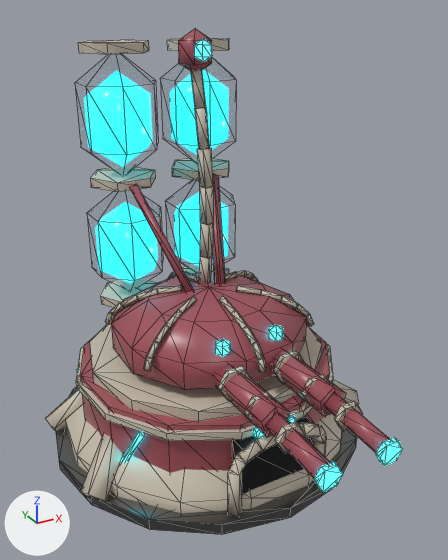
The glTF model assets/kit/skins/Machinegoon_T2_Spitter.glb as it was, and as the next commit left it.
One viewpoint serves both versions: a 50 mm camera at (-2.76, -5.44, 4.56) aimed at (0.02, -0.4, 2.04). The lights are fixed; the arrows at lower left show +X, +Y and +Z. The older version comes first. Mesh edges are drawn as thin lines. Where no turn or scale is listed for an object, it has been applied to the vertices. Vertices at exactly the same position are counted once.

In view in the first picture: 'Machinegoon_T2_Spitter_Base', 'Machinegoon_T2_Spitter_Turret'.
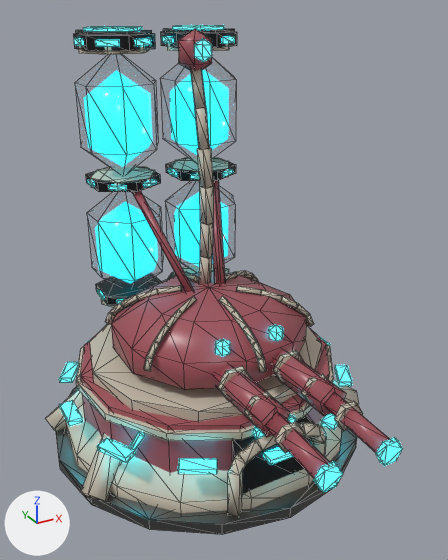
Pixel boxes (x1, y1, x2, y2) of what changed, in the pictures (448 x 560 px):
'Machinegoon_T2_Spitter_Turret', reshaped: before (75, 29, 403, 492); after (73, 25, 403, 492)
part 1 of me_machinegoon_t2_spitter_base, added: after (59, 400, 83, 426)
part 2 of me_machinegoon_t2_spitter_base, added: after (264, 447, 293, 465)
part 3 of me_machinegoon_t2_spitter_base, added: after (59, 340, 352, 474)
part 4 of me_machinegoon_t2_spitter_turret, added: after (76, 30, 152, 35)
part 5 of me_machinegoon_t2_spitter_turret, added: after (163, 28, 235, 33)
part 6 of me_machinegoon_t2_spitter_turret, added: after (73, 34, 155, 51)
part 7 of me_machinegoon_t2_spitter_turret, added: after (86, 167, 161, 192)
part 8 of me_machinegoon_t2_spitter_turret, added: after (161, 32, 237, 48)
part 9 of me_machinegoon_t2_spitter_turret, added: after (166, 158, 236, 181)
part 10 of me_machinegoon_t2_spitter_turret, added: after (96, 276, 161, 305)
part 11 of me_machinegoon_t2_spitter_turret, added: after (74, 38, 84, 46)
part 12 of me_machinegoon_t2_spitter_turret, added: after (163, 36, 173, 43)
part 13 of me_machinegoon_t2_spitter_turret, added: after (83, 25, 235, 46)
part 14 of me_machinegoon_t2_spitter_turret, added (mostly hidden): after (108, 169, 233, 190)

Edits to the bpy script that builds the scene:
```text
Change me_machinegoon_t2_spitter_base:
    remove me_machinegoon_t2_spitter_base.from_pydata(...)  # 376 vertices, 652 faces; spans x -1.75..1.75, y -1.75..1.75, z -0.5..1.01
    add me_machinegoon_t2_spitter_base.from_pydata(...)  # 472 vertices, 796 faces; spans x -1.75..1.75, y -1.75..1.75, z -0.5..1.01
    me_machinegoon_t2_spitter_base part 1: a new loose piece, a box spanning x -1.639..-1.499, y -0.175..0.175, z 0.688..0.743, in mat_os_light_a (cyan #2ee6ff, glowing cyan #2ee6ff)
    me_machinegoon_t2_spitter_base part 2: a new loose piece, a box spanning x -0.175..0.175, y -1.639..-1.499, z 0.688..0.743, in mat_os_light_a (cyan #2ee6ff, glowing cyan #2ee6ff)
    me_machinegoon_t2_spitter_base part 3
    32 vertices are added at x -1.51..1.51, y -1.51..1.51, z 0.69
    32 new vertices lie (0.0, 0.0, 0.05) away from vertices in x -1.51..1.51, y -1.51..1.51, z 0.69
    96 new faces join them, mat_os_light_a (cyan #2ee6ff, glowing cyan #2ee6ff)
    other edits to the shape of me_machinegoon_t2_spitter_base do not show in these pictures
Change me_machinegoon_t2_spitter_turret:
    remove me_machinegoon_t2_spitter_turret.from_pydata(...)  # 763 vertices, 1252 faces; spans x -1.3..1.3, y -2.62..1.42, z 0.92..4.38
    add me_machinegoon_t2_spitter_turret.from_pydata(...)  # 1135 vertices, 1848 faces; spans x -1.3..1.3, y -2.62..1.42, z 0.92..4.38
    me_machinegoon_t2_spitter_turret part 4: a new loose piece, a 6-sided cylinder along z spanning x -0.812..-0.148, y 0.617..1.383, z 4.315..4.345, in mat_os_plate (dark grey #525557)
    me_machinegoon_t2_spitter_turret part 5: a new loose piece, a 6-sided cylinder along z spanning x 0.148..0.812, y 0.617..1.383, z 4.315..4.345, in mat_os_plate (dark grey #525557)
    me_machinegoon_t2_spitter_turret part 6: a new loose piece, a 6-sided cylinder along z spanning x -0.84..-0.12, y 0.59..1.41, z 4.18..4.32, in mat_os_dark (dark grey #2c2e30)
    me_machinegoon_t2_spitter_turret part 7: a new loose piece, a 6-sided cylinder along z spanning x -0.837..-0.123, y 0.588..1.412, z 2.775..2.875, in mat_os_dark (dark grey #2c2e30)
    me_machinegoon_t2_spitter_turret part 8: a new loose piece, a 6-sided cylinder along z spanning x 0.12..0.84, y 0.59..1.41, z 4.18..4.32, in mat_os_dark (dark grey #2c2e30)
    me_machinegoon_t2_spitter_turret part 9: a new loose piece, a 6-sided cylinder along z spanning x 0.123..0.837, y 0.588..1.412, z 2.775..2.875, in mat_os_dark (dark grey #2c2e30)
    me_machinegoon_t2_spitter_turret part 10: a new loose piece, a 6-sided cylinder along z spanning x -0.837..-0.123, y 0.588..1.412, z 1.445..1.545, in mat_os_dark (dark grey #2c2e30)
    me_machinegoon_t2_spitter_turret part 11: a new loose piece, a box spanning x -0.857..-0.767, y 0.887..1.113, z 4.215..4.275, in mat_os_light_a (cyan #2ee6ff, glowing cyan #2ee6ff)
    me_machinegoon_t2_spitter_turret part 12: a new loose piece, a box spanning x 0.103..0.193, y 0.887..1.113, z 4.215..4.275, in mat_os_light_a (cyan #2ee6ff, glowing cyan #2ee6ff)
    me_machinegoon_t2_spitter_turret part 13: 112 vertices added at x -0.79..0.79, y 0.62..1.38, z 4.22..4.38
    me_machinegoon_t2_spitter_turret part 14: 64 vertices added at x -0.75..0.75, y 0.63..1.37, z 2.8..2.85
    other edits to the shape of me_machinegoon_t2_spitter_turret do not show in these pictures
    add me_machinegoon_t2_spitter_turret.materials.append(mat_os_plate)  # dark grey #525557
    add me_machinegoon_t2_spitter_turret.materials.append(mat_os_dark)  # dark grey #2c2e30
```
